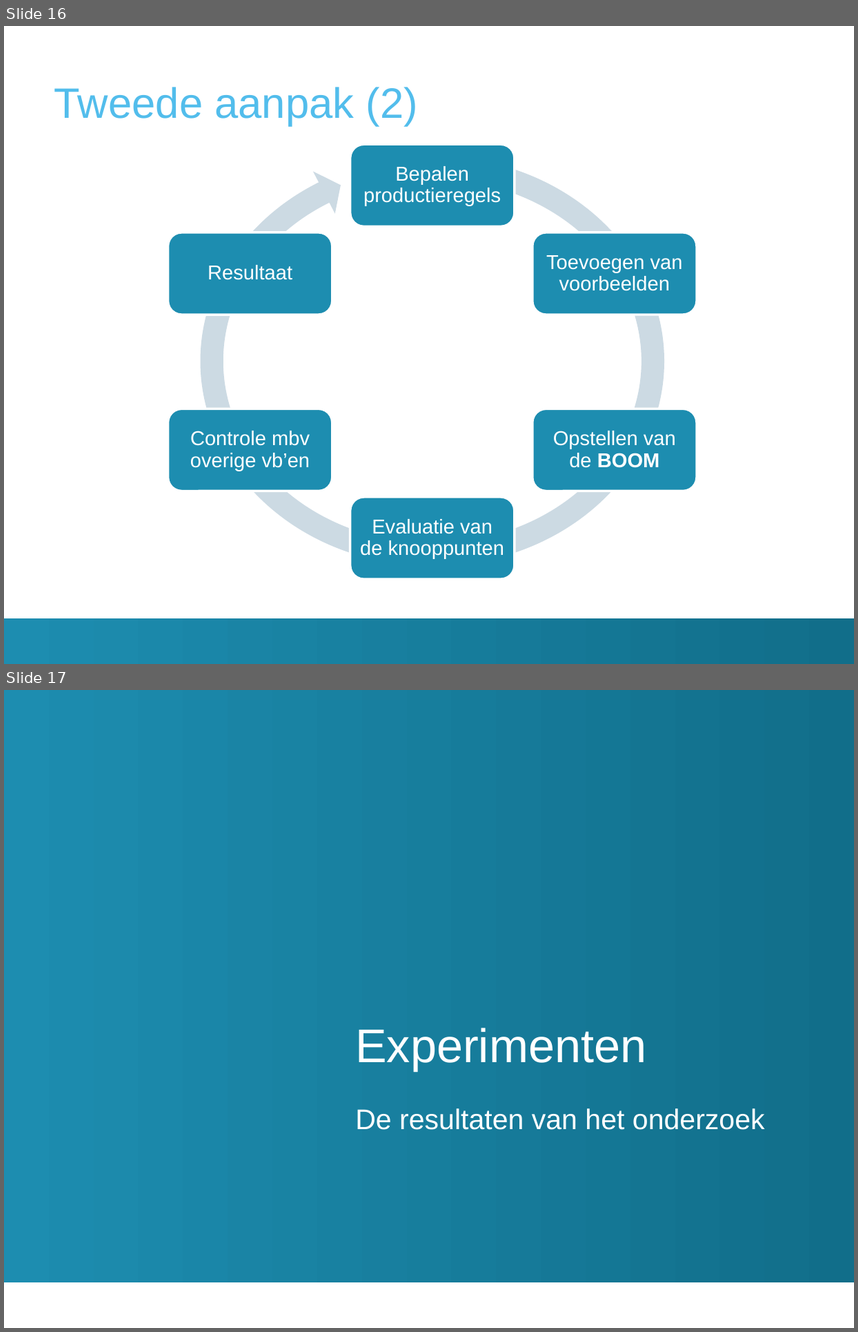
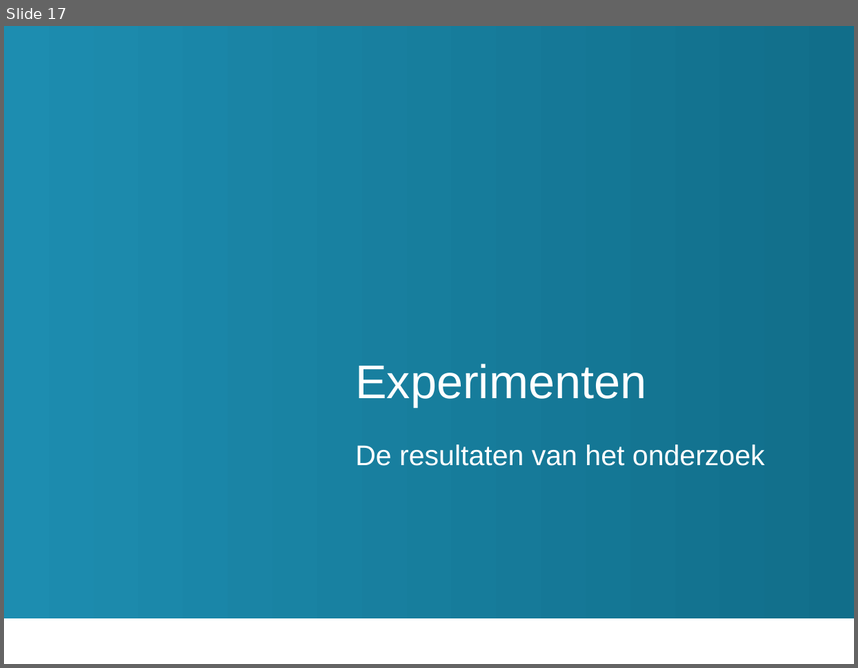
Before and after one commit to TomDeGroote/Bachelorproef, a slide deck: Paper/Finale Presentatie/presentatie.pptx. Shown one above the other, each under a label of ours: slides 16 and 17 before the commit, slide 17 after it. The pictures are 858x1332 and 858x668 pixels, drawn with LibreOffice and Linux fonts; fonts in the diff are those of the drawing; background and template pictures are left out. Boxes give left, top, right and bottom in pixels: in the first picture for what was removed or moved away, otherwise in the second. Text is boxed around its words. In the diff, an @@ line names an element or a change of style, - is before the commit and + after.

```diff
--- a/Paper/Finale Presentatie/presentatie.pptx
+++ b/Paper/Finale Presentatie/presentatie.pptx
@@ slide 16 removed at [4,26,854,664], background #FFFFFF @@
@@ title removed at [54,87,418,125] @@
-Tweede aanpak (2)
@@ group removed at [168,143,697,579]: 6 rounded rectangles, 6 texts, 1 circular arrow @@
-Bepalen productieregels
-Toevoegen van voorbeelden
-Opstellen van de BOOM
-Evaluatie van de knooppunten
-Controle mbv overige vb’en
-Resultaat
@@ rectangle removed at [4,619,854,664] @@
```
Also in this commit, not shown: 14 slides changed, 3 slides added, 2 other slides removed, 8 other files.
